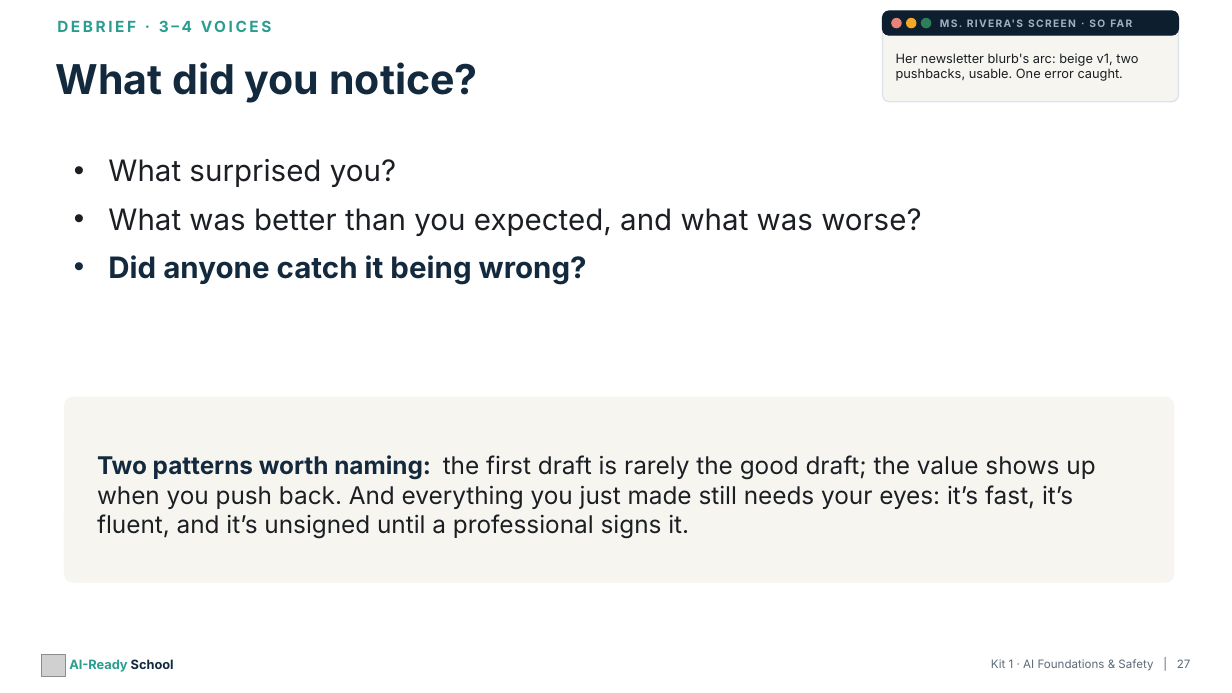
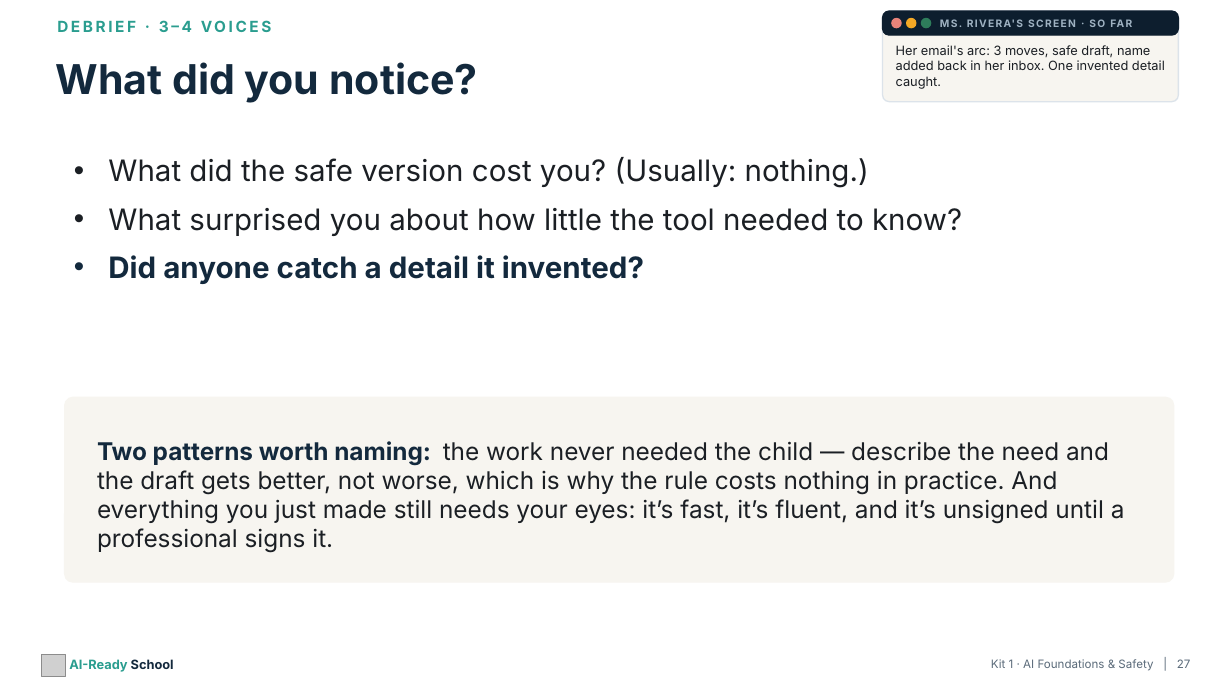
Before and after one commit to aspinozzi1/Ai-School-Ready, a slide deck: slide 27 of kits/kit01-tpt/Kit01_PresentationDeck.pptx. Drawn at 1232x693 pixels with LibreOffice and Linux fonts; fonts in the diff are those of the drawing; grey boxes stand for pictures. Boxes give left, top, right and bottom in pixels: in the first picture for what was removed or moved away, otherwise in the second. Text is boxed around its words. In the diff, an @@ line names an element or a change of style, - is before the commit and + after.

```diff
--- a/kits/kit01-tpt/Kit01_PresentationDeck.pptx
+++ b/kits/kit01-tpt/Kit01_PresentationDeck.pptx
@@ text at (x1=896, y1=45, x2=1165, y2=89): text changed @@
-Her newsletter blurb's arc: beige v1, two pushbacks, usable. One error caught.
+Her email's arc: 3 moves, safe draft, name added back in her inbox. One invented detail caught.
@@ text at (x1=108, y1=157, x2=962, y2=284): text changed @@
-• What surprised you?
-• What was better than you expected, and what was worse?
-• Did anyone catch it being wrong?
+• What did the safe version cost you? (Usually: nothing.)
+• What surprised you about how little the tool needed to know?
+• Did anyone catch a detail it invented?
@@ text at (x1=97, y1=441, x2=1125, y2=553): text changed @@
-Two patterns worth naming: the first draft is rarely the good draft; the value shows up when you push back. And everything you just made still needs your eyes: it’s fast, it’s fluent, and it’s unsigned until a professional signs it.
+Two patterns worth naming: the work never needed the child — describe the need and the draft gets better, not worse, which is why the rule costs nothing in practice. And everything you just made still needs your eyes: it’s fast, it’s fluent, and it’s unsigned until a professional signs it.
```
Also in this commit, not shown: 4 other slides changed, 3 slides added, 3 slides removed, 27 other files.
